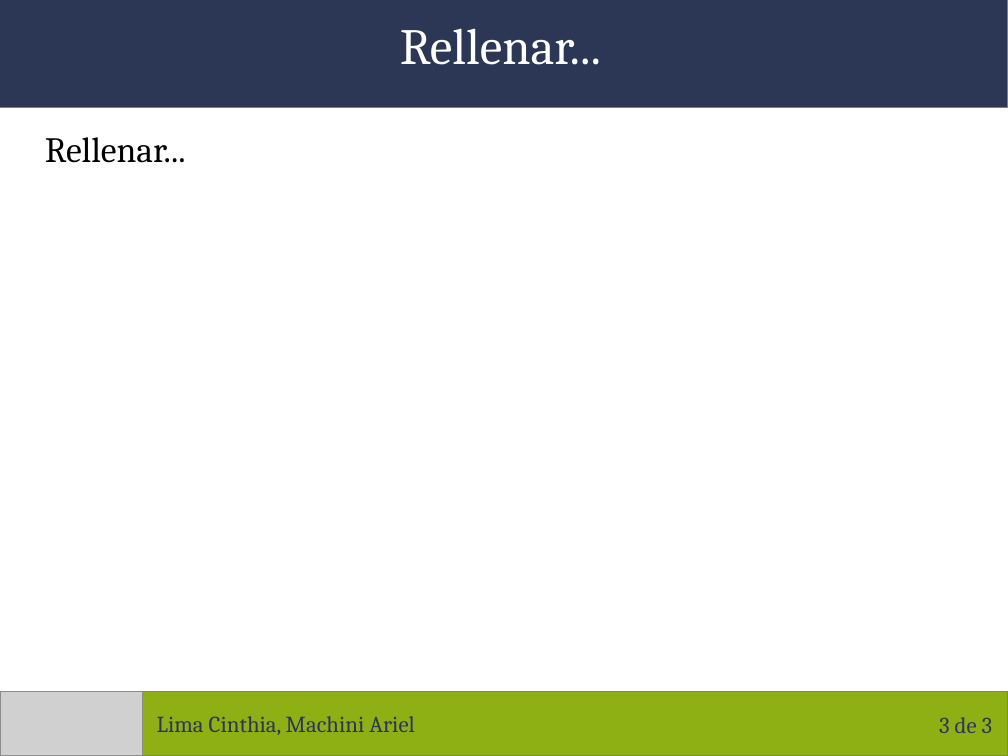
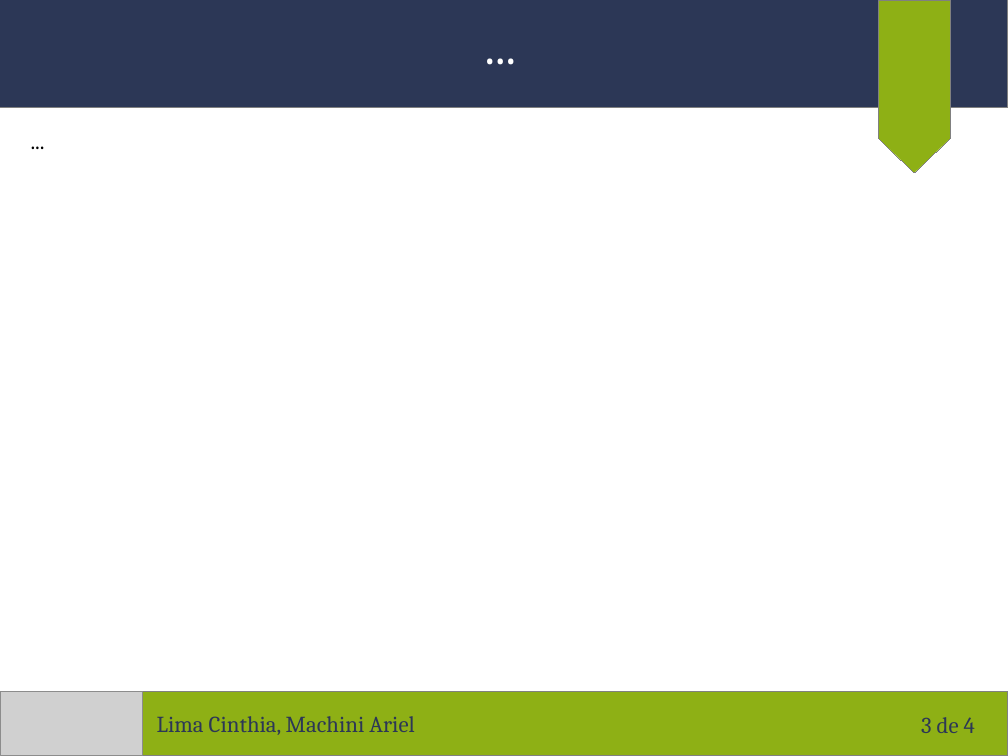
Before and after one commit to arielmachini/Caciar, a slide deck: slide 3 of Plantilla y utilidades/Plantilla de presentaciones.odp. Drawn at 1008x756 pixels with LibreOffice and Linux fonts; fonts in the diff are those of the drawing; grey boxes stand for pictures. Boxes give left, top, right and bottom in pixels: in the first picture for what was removed or moved away, otherwise in the second. Text is boxed around its words. In the diff, an @@ line names an element or a change of style, - is before the commit and + after.

```diff
--- a/Plantilla y utilidades/Plantilla de presentaciones.odp
+++ b/Plantilla y utilidades/Plantilla de presentaciones.odp
@@ text added at box(209, 10, 792, 80), 40 pt, text #FFFFFF @@
+...
@@ text removed at box(400, 28, 601, 65) @@
-Rellenar...
@@ flow chart offpage connector added at box(879, 0, 951, 173), fill #8EB015, outline #808080 0 pt @@
@@ text added at box(22, 123, 310, 158), 18 pt, text #000000 @@
+...
@@ text removed at box(45, 137, 186, 163) @@
-Rellenar...
@@ page number at box(921, 717, 975, 733): text changed @@
-3 de 3
+3 de 4
```
Also in this commit, not shown: 2 other slides changed, 1 slide added, 1 other file.
